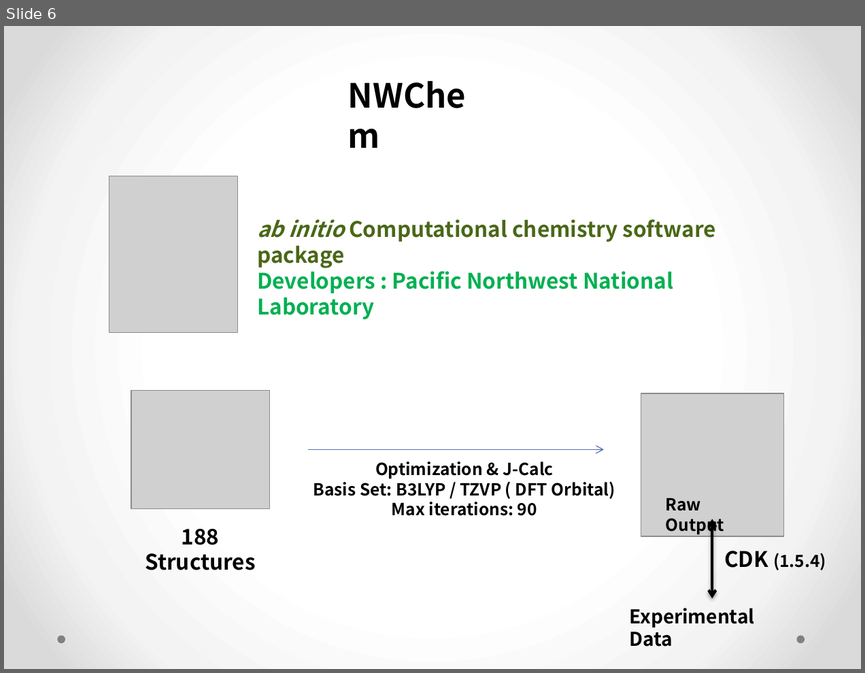
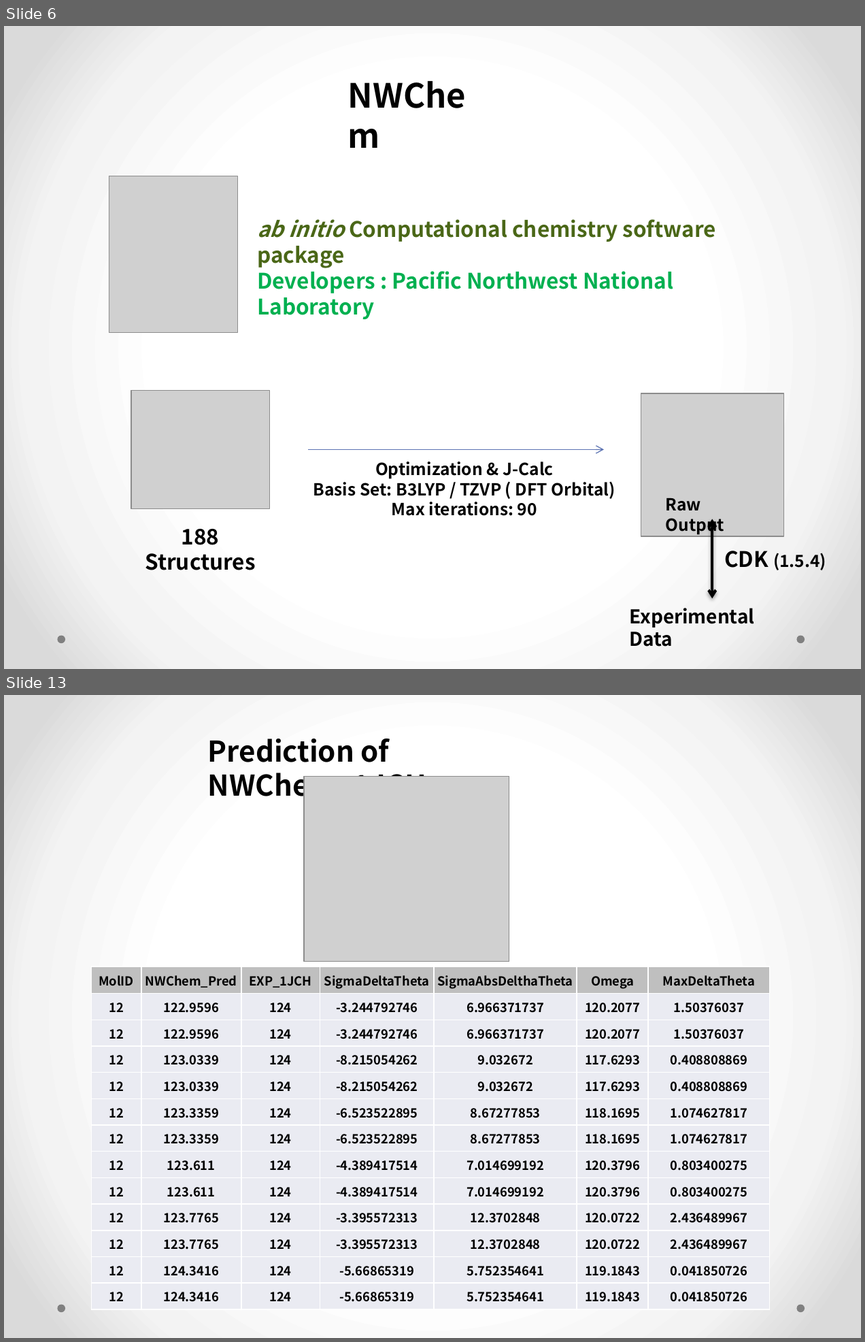
Before and after one commit to CS76/1JCH, a slide deck: Data/ProjectPresentation.pptx. Shown one above the other, each under a label of ours: slide 6 before the commit, slides 6 and 13 after it; the slides between them are not shown. The pictures are 865x673 and 865x1342 pixels, drawn with LibreOffice and Linux fonts; fonts in the diff are those of the drawing; grey boxes stand for pictures. Boxes give left, top, right and bottom in pixels: in the first picture for what was removed or moved away, otherwise in the second. Text is boxed around its words. In the diff, an @@ line names an element or a change of style, - is before the commit and + after.

```diff
--- a/Data/ProjectPresentation.pptx
+++ b/Data/ProjectPresentation.pptx
@@ slide 13 added at <box>4,695,861,1338</box>, background gradient #FFFFFF to #F4F4F4 to #DADADA; not listed: 2 template elements that a slide beside it also shows @@
@@ text added at <box>208,739,426,803</box>, 24 pt, text #000000, bold @@
+Prediction of NWChem_1JCH
@@ picture added at <box>304,777,509,962</box> @@
@@ table added at <box>92,966,770,1309</box>, 13 rows, 7 columns @@
+MolID | NWChem_Pred | EXP_1JCH | SigmaDeltaTheta | SigmaAbsDelthaTheta | Omega | MaxDeltaTheta
+12 | 122.9596 | 124 | -3.244792746 | 6.966371737 | 120.2077 | 1.50376037
+12 | 122.9596 | 124 | -3.244792746 | 6.966371737 | 120.2077 | 1.50376037
+12 | 123.0339 | 124 | -8.215054262 | 9.032672 | 117.6293 | 0.408808869
+12 | 123.0339 | 124 | -8.215054262 | 9.032672 | 117.6293 | 0.408808869
+12 | 123.3359 | 124 | -6.523522895 | 8.67277853 | 118.1695 | 1.074627817
+12 | 123.3359 | 124 | -6.523522895 | 8.67277853 | 118.1695 | 1.074627817
+12 | 123.611 | 124 | -4.389417514 | 7.014699192 | 120.3796 | 0.803400275
+12 | 123.611 | 124 | -4.389417514 | 7.014699192 | 120.3796 | 0.803400275
+12 | 123.7765 | 124 | -3.395572313 | 12.3702848 | 120.0722 | 2.436489967
+12 | 123.7765 | 124 | -3.395572313 | 12.3702848 | 120.0722 | 2.436489967
+12 | 124.3416 | 124 | -5.66865319 | 5.752354641 | 119.1843 | 0.041850726
+12 | 124.3416 | 124 | -5.66865319 | 5.752354641 | 119.1843 | 0.041850726
```
Also in this commit, not shown: 2 slides changed, 17 other slides added, 19 other files.
